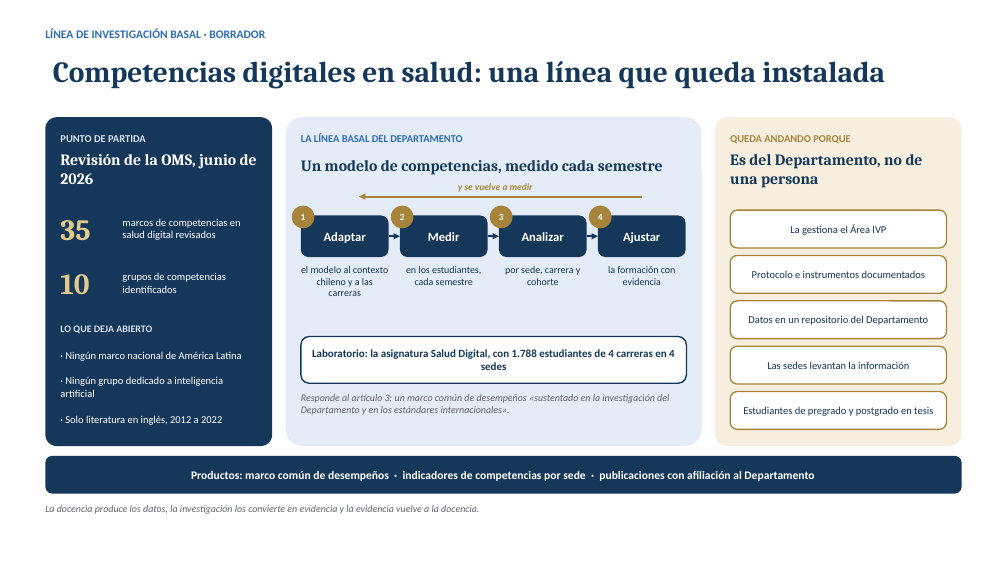
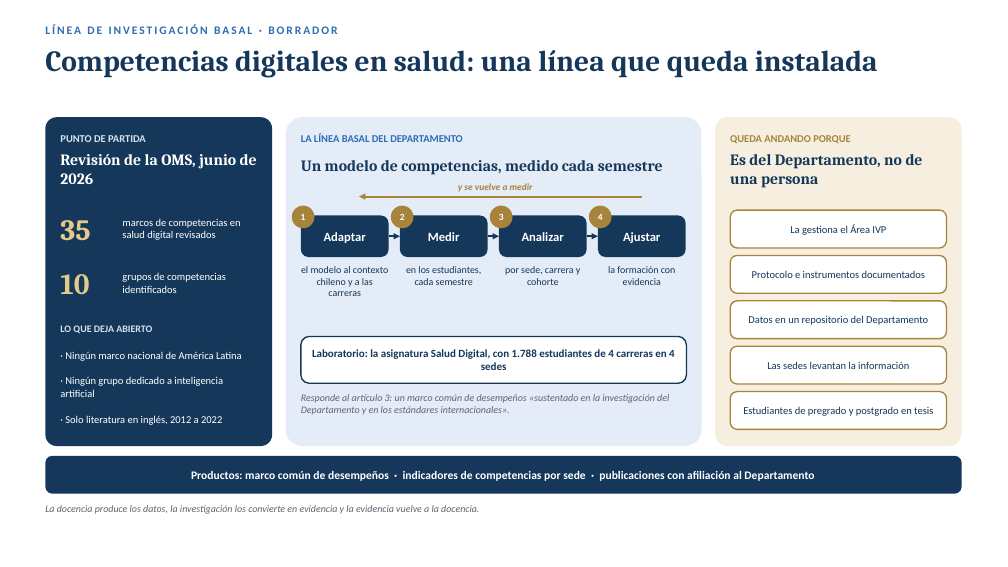
Before and after one commit to estefafro/CFSD, a slide deck: slide 4 of entregables/2026-11-14-presentacion-vicerrector/presentacion-vicerrector-borrador.pptx. Drawn at 1008x567 pixels with LibreOffice and Linux fonts; fonts in the diff are those of the drawing; background and template pictures are left out. Boxes give left, top, right and bottom in pixels: in the first picture for what was removed or moved away, otherwise in the second. Text is boxed around its words. In the diff, an @@ line names an element or a change of style, - is before the commit and + after.

```diff
--- a/entregables/2026-11-14-presentacion-vicerrector/presentacion-vicerrector-borrador.pptx
+++ b/entregables/2026-11-14-presentacion-vicerrector/presentacion-vicerrector-borrador.pptx
@@ text "LÍNEA DE INVESTIGACIÓN BASAL · ..." at (45, 24, 337, 34): letter spacing 0 to 1.8 pt; vertical alignment middle to top @@
@@ title "Competencias digitales en salud: una ..." at (45, 50, 878, 78): vertical alignment middle to top @@
```
Also in this commit, not shown: 12 other slides changed, 2 slides added, 2 other files.
